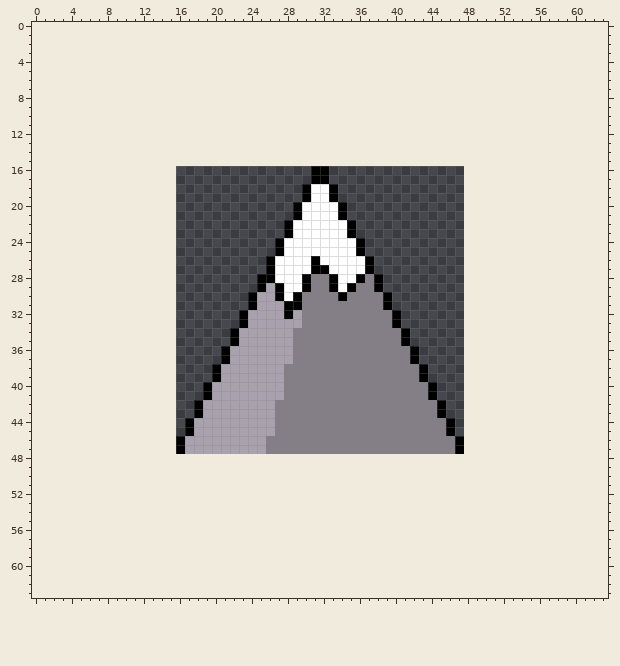
One commit to this pixel-art file: ProjectDonut/Content/Sprites/Map/World/Mountain.aseprite. The first picture shows the starting point.
32x32 pixels, 1 frame. The old version is drawn lined up with the new one, on the new canvas.
After the commit:
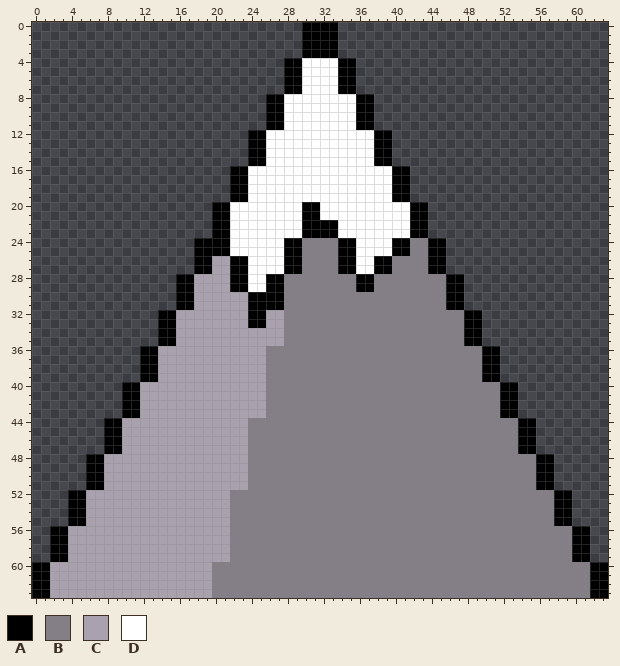
Palette (. is transparent): A #000000  B #847e87  C #a9a1ad  D #ffffff
Edits made:
canvas 32x32 -> 64x64, the old top-left corner now at 16,16
y 0..3: x 30..33 .... -> AAAA
y 4..7: x 28..35 ........ -> AADDDDAA
y 8..11: x 26..37 ............ -> AADDDDDDDDAA
y 12..15: x 24..39 ................ -> AADDDDDDDDDDDDAA
y 16..17: x 22..41 .........AA......... -> AADDDDDDDDDDDDDDDDAA
y 18..19: x 22..30 ........A -> AADDDDDDD; x 33..41 A........ -> DDDDDDDAA
y 20..21: x 20..31 .........ADD -> AADDDDDDDDAA; x 34..43 A......... -> DDDDDDDDAA
y 22..23: x 20..28 ........A -> AADDDDDDD; x 30..33 DDDD -> AAAA; x 35..43 A........ -> DDDDDDDAA
y 24..25: x 18..45 .........ADDDDDDDDA......... -> AAAADDDDDDAABBBBAADDDDAABBAA
y 26: x 18..26 ........A -> AACCAADDD; x 28..35 DDDADDDD -> AABBBBAA; x 37..45 A........ -> DAABBBBAA
y 27: x 18..26 ........A -> AACCAADDD; x 28..35 DDDAADDD -> AABBBBAA; x 37..45 A........ -> DAABBBBAA
y 28: x 16..25 .........A -> AACCCCAADD; x 27..30 DDDA -> ABBB; x 33..35 ADD -> BBB; x 37..47 BA......... -> ABBBBBBBBAA
y 29: x 16..26 .........AC -> AACCCCAADDA; x 28..30 DDA -> BBB; x 33..47 ADABBA......... -> BBBAABBBBBBBBAA
y 30: x 16..23 ........ -> AACCCCCC; x 25..26 CC -> AA; x 28..29 DA -> BB; x 34 A -> B; x 39..47 A........ -> BBBBBBBAA
y 31: x 16..23 ........ -> AACCCCCC; x 25..29 CCCAA -> AAABB; x 39..47 A........ -> BBBBBBBAA
y 32: x 14..25 .........ACC -> AACCCCCCCCAA; x 28..29 AC -> BB; x 40..49 A......... -> BBBBBBBBAA
y 33: x 14..25 .........ACC -> AACCCCCCCCAA; x 28..29 CC -> BB; x 40..49 A......... -> BBBBBBBBAA
y 34..35: x 14..22 ........A -> AACCCCCCC; x 28 C -> B; x 41..49 A........ -> BBBBBBBAA
y 36..37: x 12..21 .........A -> AACCCCCCCC; x 26..28 CCC -> BBB; x 42..51 A......... -> BBBBBBBBAA
y 38..39: x 12..20 ........A -> AACCCCCCC; x 26..27 CC -> BB; x 43..51 A........ -> BBBBBBBAA
y 40..41: x 10..19 .........A -> AACCCCCCCC; x 26..27 CC -> BB; x 44..53 A......... -> BBBBBBBBAA
y 42..43: x 10..18 ........A -> AACCCCCCC; x 26 C -> B; x 45..53 A........ -> BBBBBBBAA
y 44..45: x 8..17 .........A -> AACCCCCCCC; x 24..26 CCC -> BBB; x 46..55 A......... -> BBBBBBBBAA
y 46..47: x 8..16 ........A -> AACCCCCCC; x 24..25 CC -> BB; x 47..55 A........ -> BBBBBBBAA
y 48..51: x 6..57 .................................................... -> AACCCCCCCCCCCCCCCCBBBBBBBBBBBBBBBBBBBBBBBBBBBBBBBBAA
y 52..55: x 4..59 ........................................................ -> AACCCCCCCCCCCCCCCCBBBBBBBBBBBBBBBBBBBBBBBBBBBBBBBBBBBBAA
y 56..59: x 2..61 ............................................................ -> AACCCCCCCCCCCCCCCCCCBBBBBBBBBBBBBBBBBBBBBBBBBBBBBBBBBBBBBBAA
y 60..63: x 0..63 ................................................................ -> AACCCCCCCCCCCCCCCCCCBBBBBBBBBBBBBBBBBBBBBBBBBBBBBBBBBBBBBBBBBBAA
Pixel boxes of the changes (left, top, right, bottom) in both pictures:
changed: (32, 22, 608, 598)
